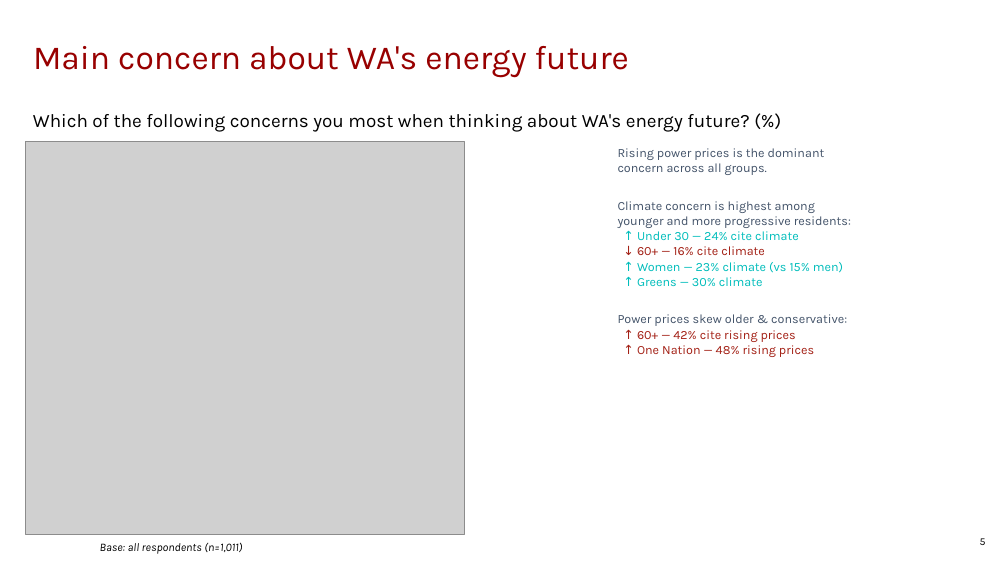
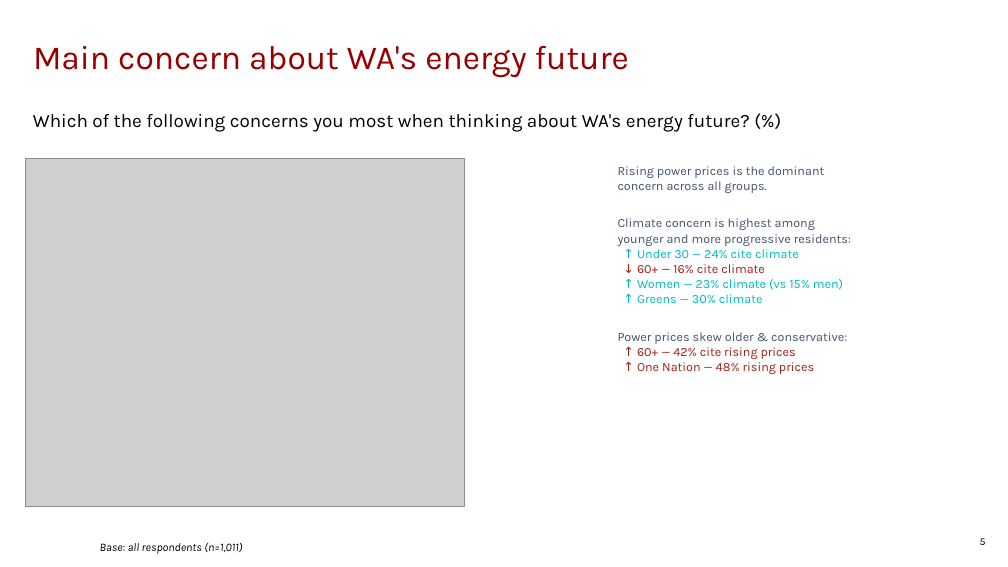
Before and after one commit to ThomasB4242/Test-1, a slide deck: slide 5 of sample_data/wa_energy_output.pptx. Drawn at 1008x567 pixels with LibreOffice and Linux fonts; fonts in the diff are those of the drawing; grey boxes stand for pictures; background and template pictures are left out. Boxes give left, top, right and bottom in pixels: in the first picture for what was removed or moved away, otherwise in the second. Text is boxed around its words. In the diff, an @@ line names an element or a change of style, - is before the commit and + after.

```diff
--- a/sample_data/wa_energy_output.pptx
+++ b/sample_data/wa_energy_output.pptx
@@ picture: place and size @@
-picture at bbox=[26, 141, 464, 535]
+picture at bbox=[26, 159, 464, 507]
@@ text "Rising power prices is the ...": place and size @@
-text "Rising power prices is the ..." at bbox=[618, 148, 851, 357]
+text "Rising power prices is the ..." at bbox=[618, 166, 851, 374]
```
Also in this commit, not shown: 3 other slides changed, 2 other files.
